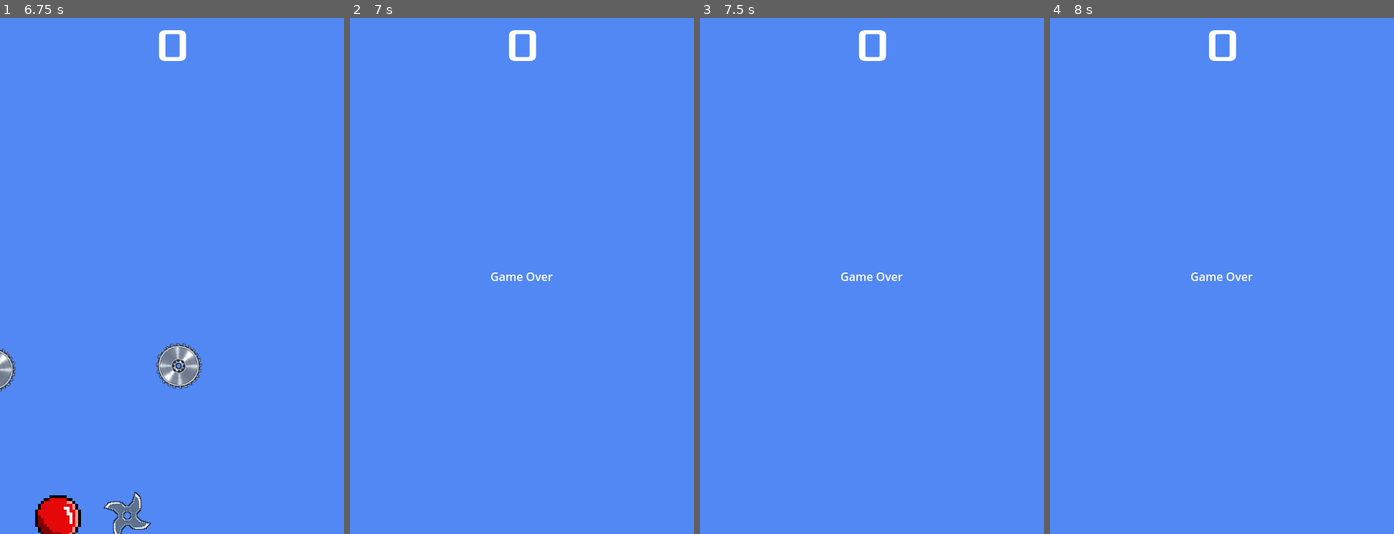
Above: before the commit, frames 1-4 (left to right).
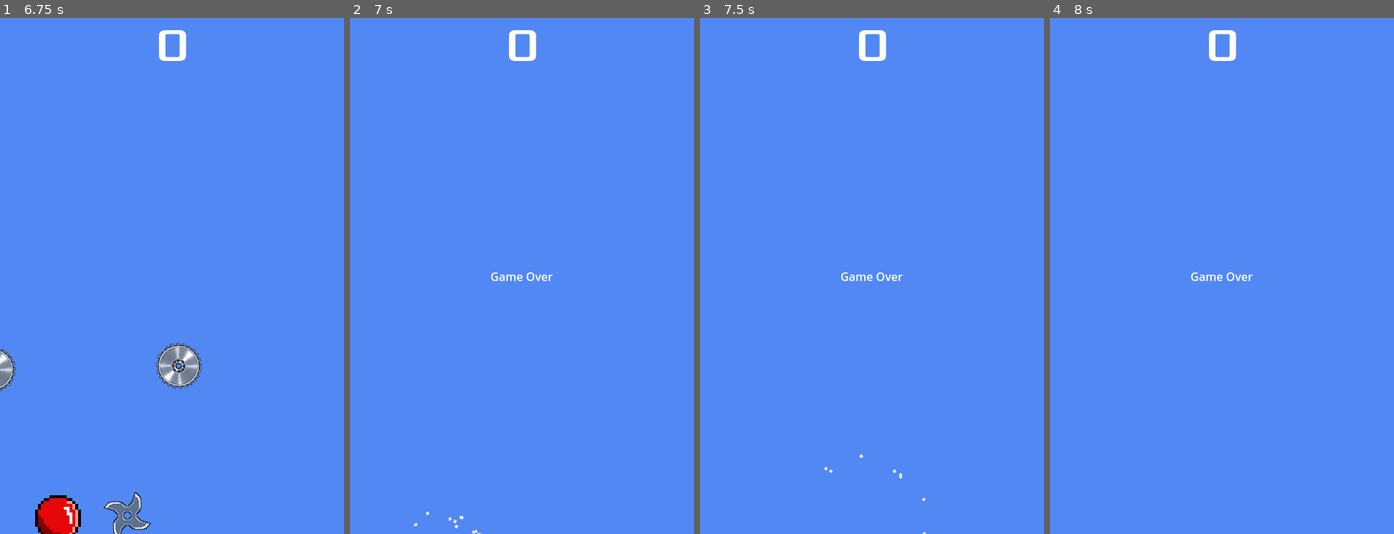
Above: after the commit, the same moments.

Repository: Turik556/First2D
Game: Godot game, scene res://Scenes/main.tscn
Two runs of this game, one before a commit and one after it. Both use one fixed random seed, a clock stepped at 60 frames per second and the inputs below.
Inputs:
- Up to frame 1 (6.75 s): click "Start" at 0.5 s; tap Enter at 1.25 s; hold D (move_right) 1.28-2.03 s; hold S (move_down) 2.03-2.78 s; hold D (move_right) 2.78-3.53 s; hold W (move_up) 3.53-4.28 s; hold A (move_left) 4.28-5.78 s; hold S (move_down) 5.78-6.53 s; hold D (move_right) from 6.53 s (still down)
- Up to frame 2 (7 s): keep holding D (move_right)
- Up to frame 3 (7.5 s): tap Space at 7.25 s; release D (move_right) at 7.28 s; hold W (move_up) from 7.28 s (still down)
- Up to frame 4 (8 s): keep holding W (move_up)

Frame 1 is identical in both runs. In frame 2, less than 0.1% of the frame differs, in the area x 18-39%, y 95-100%; in frame 3, less than 0.1%; in frame 4, nothing differs.

Commit message:
add shield component

Diff:
--- a/Scenes/Player.tscn
+++ b/Scenes/Player.tscn
@@ -40,12 +40,10 @@
 animation = &"walk"
 
 [node name="CollisionShape2D" type="CollisionShape2D" parent="."]
-visible = false
 position = Vector2(1, -19)
 shape = SubResource("CapsuleShape2D_q7ihs")
 
 [node name="CPUParticles2D" type="CPUParticles2D" parent="."]
-visible = false
 emitting = false
 amount = 25
 lifetime = 0.5
@@ -67,6 +65,7 @@
 [node name="ItemQueue" parent="." instance=ExtResource("3_m8pip")]
 
 [node name="Shield" parent="." instance=ExtResource("4_gn1bt")]
+z_index = -1
 position = Vector2(3, -18)
 
 [connection signal="body_entered" from="." to="." method="_on_body_entered"]
--- a/Scenes/Shield_component.tscn
+++ b/Scenes/Shield_component.tscn
@@ -1,4 +1,6 @@
-[gd_scene load_steps=2 format=3 uid="uid://drpyjqxlti35j"]
+[gd_scene load_steps=3 format=3 uid="uid://drpyjqxlti35j"]
+
+[ext_resource type="Texture2D" uid="uid://q4xu3ehw3ldi" path="res://art/2636235.png" id="1_vetir"]
 
 [sub_resource type="CircleShape2D" id="CircleShape2D_3nx4x"]
 radius = 64.0
@@ -6,6 +8,8 @@
 [node name="Shield" type="Node2D"]
 
 [node name="Sprite2D" type="Sprite2D" parent="."]
+scale = Vector2(0.5, 0.5)
+texture = ExtResource("1_vetir")
 
 [node name="CollisionShape2D" type="CollisionShape2D" parent="."]
 shape = SubResource("CircleShape2D_3nx4x")
--- a/Scenes/item_spawner.tscn
+++ b/Scenes/item_spawner.tscn
@@ -1,11 +1,8 @@
-[gd_scene load_steps=6 format=3 uid="uid://b2thwqcug124p"]
+[gd_scene load_steps=3 format=3 uid="uid://b2thwqcug124p"]
 
 [ext_resource type="Script" path="res://scripts/item_spawner.gd" id="1_atpjg"]
-[ext_resource type="PackedScene" uid="uid://ck7xvwlf8xbcu" path="res://Scenes/FrozeItem.tscn" id="2_m14sg"]
-[ext_resource type="PackedScene" uid="uid://byscbhf26pakv" path="res://Scenes/Change_size_b_item.tscn" id="3_rgm14"]
-[ext_resource type="PackedScene" uid="uid://cmla5ifurvf0q" path="res://Scenes/change_size_s_item.tscn" id="4_se258"]
-[ext_resource type="PackedScene" uid="uid://pvr776ugj5v" path="res://Scenes/enemy_speed_up_item.tscn" id="5_xngo2"]
+[ext_resource type="PackedScene" uid="uid://b3ai7txi7xq3n" path="res://Scenes/shield_item.tscn" id="6_6rmqn"]
 
 [node name="Item_spawner" type="Node"]
 script = ExtResource("1_atpjg")
-Items = Array[PackedScene]([ExtResource("2_m14sg"), ExtResource("3_rgm14"), ExtResource("4_se258"), ExtResource("5_xngo2")])
+Items = Array[PackedScene]([ExtResource("6_6rmqn")])
--- a/Scenes/shield_item.tscn
+++ b/Scenes/shield_item.tscn
@@ -3,4 +3,4 @@
 [ext_resource type="PackedScene" uid="uid://dxl8mpdnhg8dq" path="res://Scenes/item.tscn" id="1_ogccj"]
 
 [node name="ShieldItem" instance=ExtResource("1_ogccj")]
-item_name = "Shield"
+item_name = "shield"
--- a/scripts/player.gd
+++ b/scripts/player.gd
@@ -71,8 +71,11 @@
 	elif body.item_name == "bigger":
 		$ItemQueue/ChangeSizeTimer.start()
 		change_size("bigger")
+	elif body.item_name == "shield":
+		$Shield.visible = true
+		body.function()
+
 	$ItemQueue.add_to_interact_queue(body)
-	body.function()
 	pass
 
 func change_size(value:String):
Binary file added: art/2636235.png
Not shown, added: art/2636235.png.import
